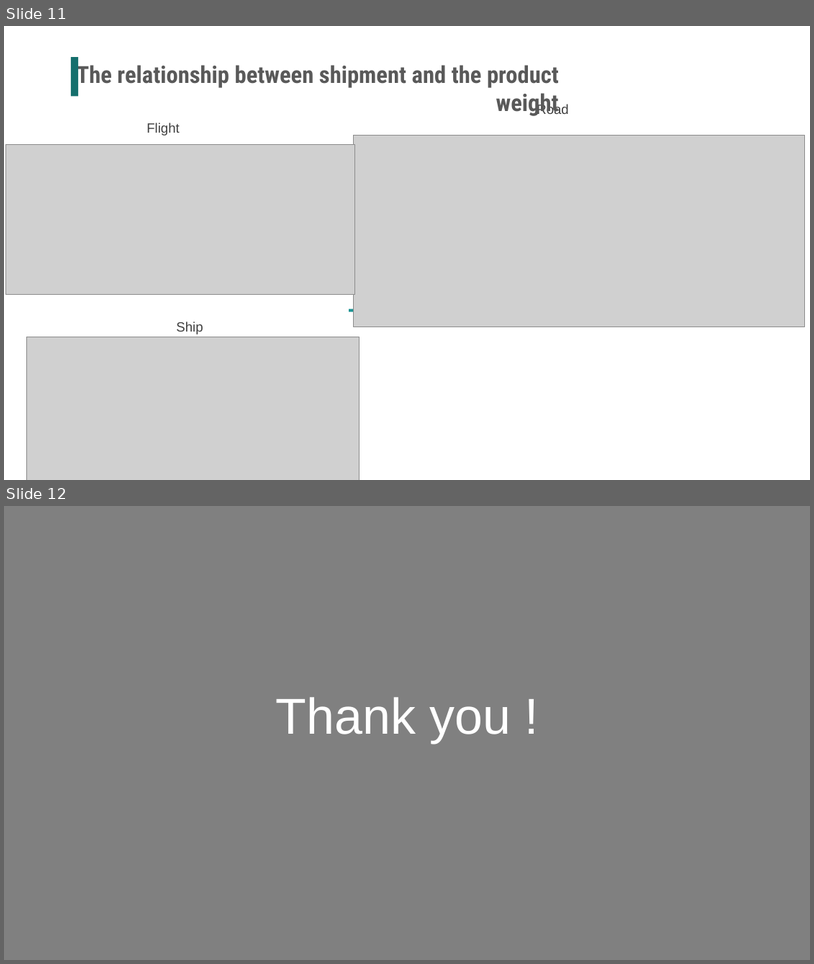
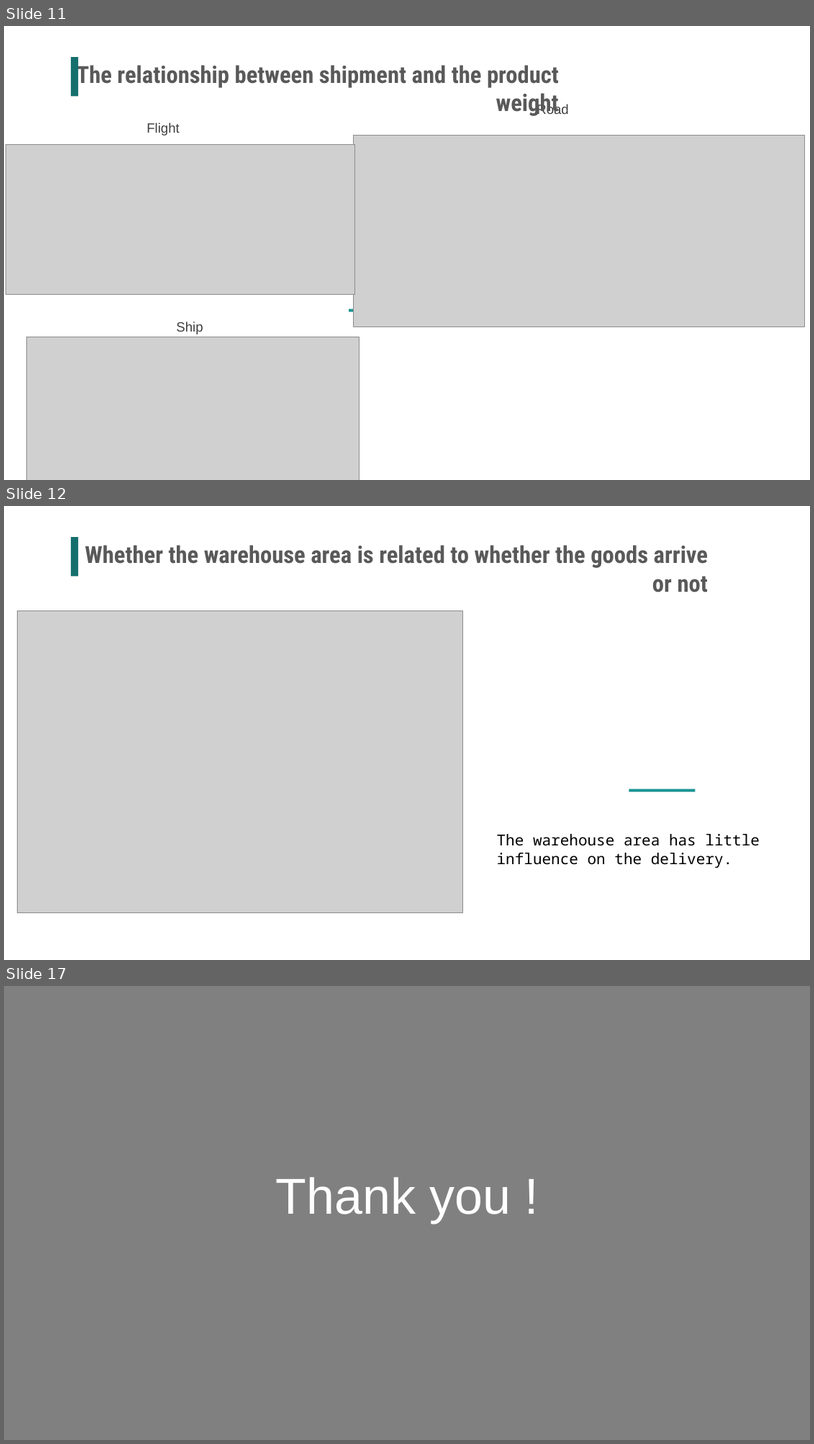
Before and after one commit to ChengQiukai/Team4_final_project, a slide deck: team-4.pptx. Shown one above the other, each under a label of ours: slides 11 and 12 before the commit, slides 11, 12 and 17 after it; the slides between them are not shown. The pictures are 814x964 and 814x1444 pixels, drawn with LibreOffice and Linux fonts; fonts in the diff are those of the drawing; grey boxes stand for pictures. Boxes give left, top, right and bottom in pixels: in the first picture for what was removed or moved away, otherwise in the second. Text is boxed around its words. In the diff, an @@ line names an element or a change of style, - is before the commit and + after.

```diff
--- a/team-4.pptx
+++ b/team-4.pptx
@@ slide 12 added at [4,506,810,960], background #FFFFFF @@
@@ rectangle added at [71,537,78,576], fill #156F6D @@
@@ text added at [85,545,708,592], 28 pt, text #595959, bold @@
+Whether the warehouse area is related to whether the goods arrive or not
@@ picture added at [17,610,463,913] @@
@@ rectangle added at [630,788,696,792], fill #1C9494 @@
@@ text added at [497,834,760,867], 18 pt, text #000000 @@
+The warehouse area has little influence on the delivery.
@@ what was slide 12 is now slide 17 @@
```
Also in this commit, not shown: 2 slides changed, 4 other slides added, 2 other files.
